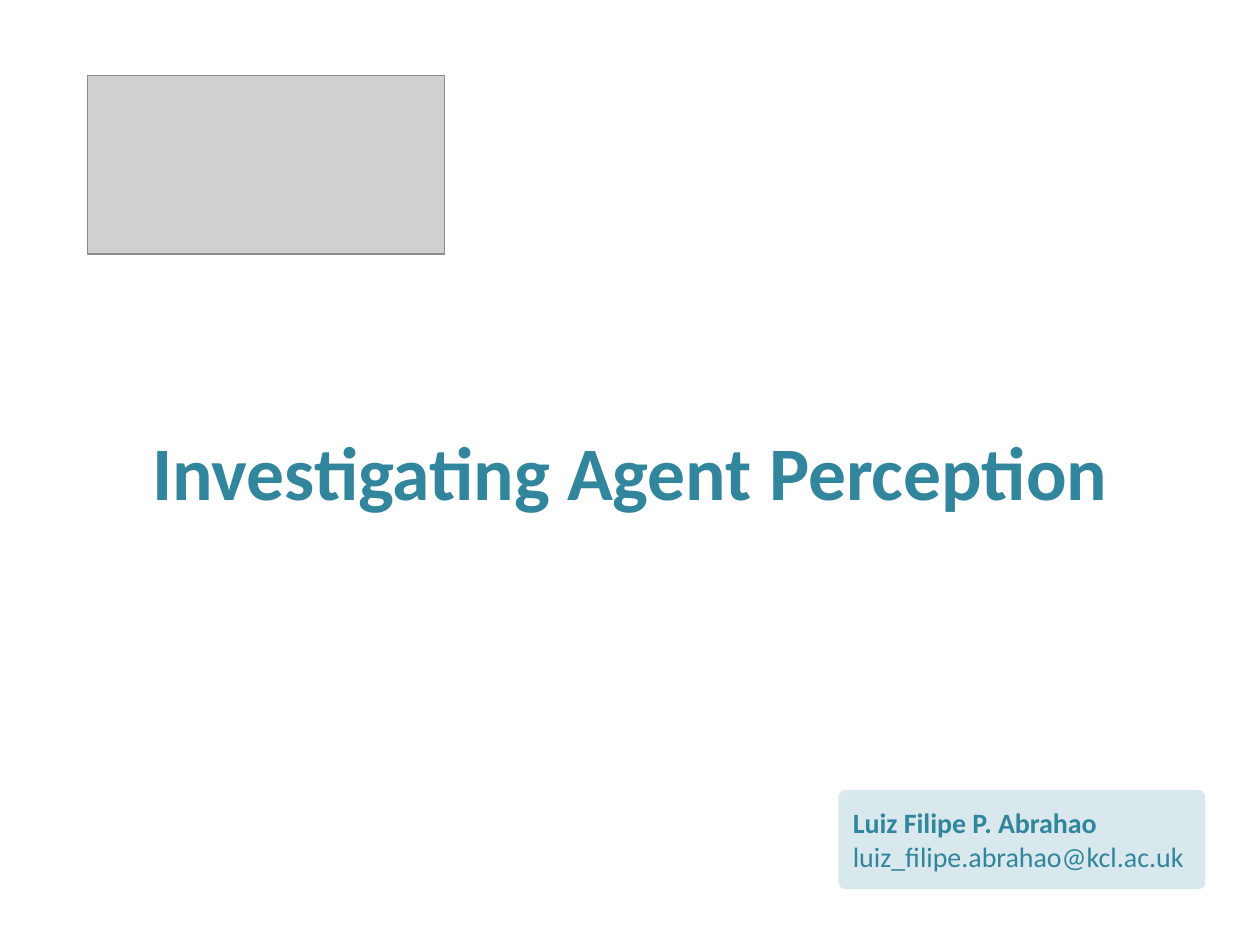
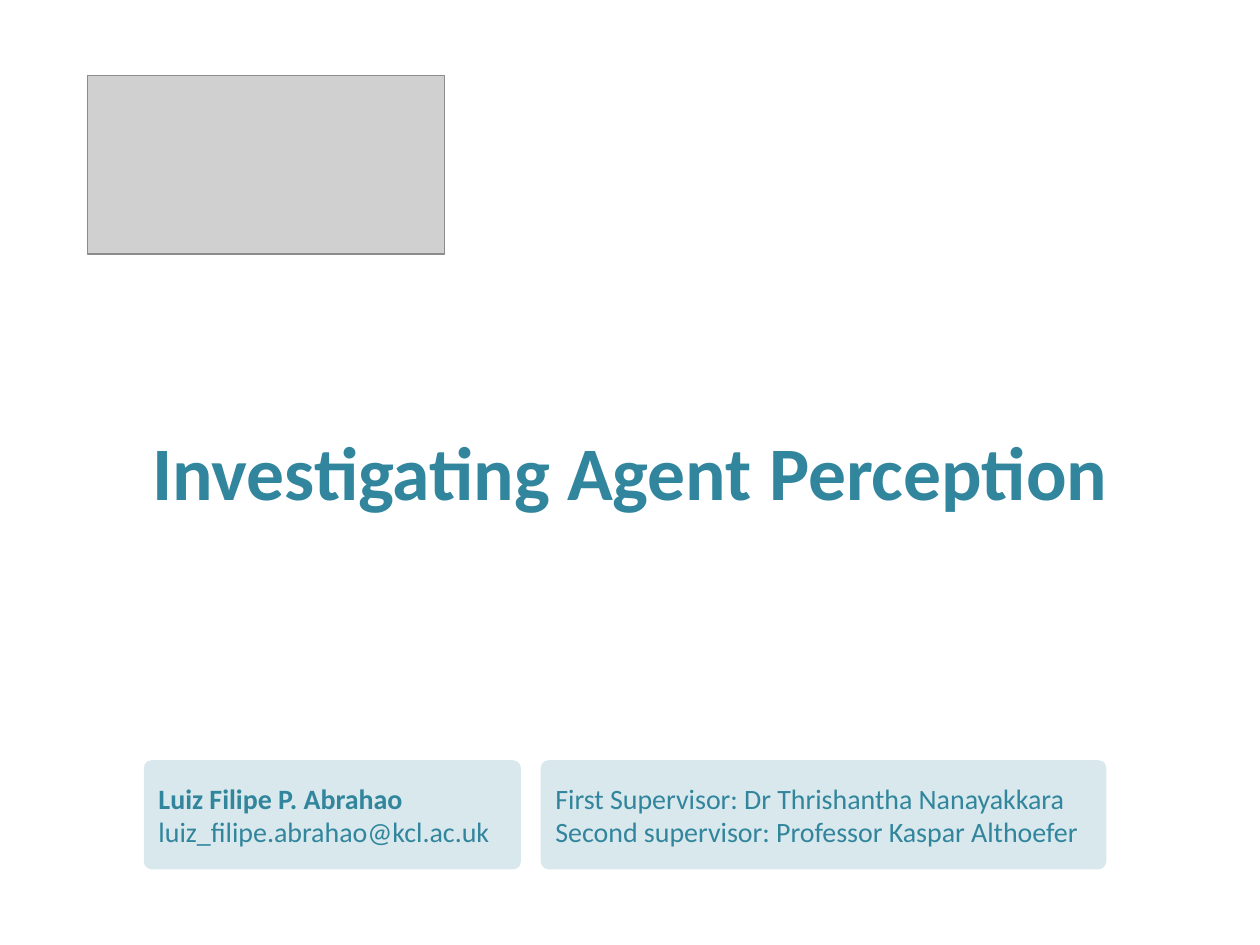
Before and after one commit to luiz-filipe/msc-project, a slide deck: slide 1 of presentation-june/Presentation.pptx. Drawn at 1260x945 pixels with LibreOffice and Linux fonts; fonts in the diff are those of the drawing; grey boxes stand for pictures; background and template pictures are left out. Boxes give left, top, right and bottom in pixels: in the first picture for what was removed or moved away, otherwise in the second. Text is boxed around its words. In the diff, an @@ line names an element or a change of style, - is before the commit and + after.

```diff
--- a/presentation-june/Presentation.pptx
+++ b/presentation-june/Presentation.pptx
@@ rounded rectangle "Luiz Filipe P. Abrahao": place and size @@
-rounded rectangle "Luiz Filipe P. Abrahao" at (838, 790, 1205, 890)
+rounded rectangle "Luiz Filipe P. Abrahao" at (144, 760, 520, 869)
@@ rounded rectangle added at (541, 760, 1106, 869), fill #31859C at 19% opacity, 16 pt, text #31859C @@
+First Supervisor: Dr Thrishantha Nanayakkara
+Second supervisor: Professor Kaspar Althoefer
```
Also in this commit, not shown: 6 other slides changed, 1 slide added, 1 slide removed, 4 other files.
